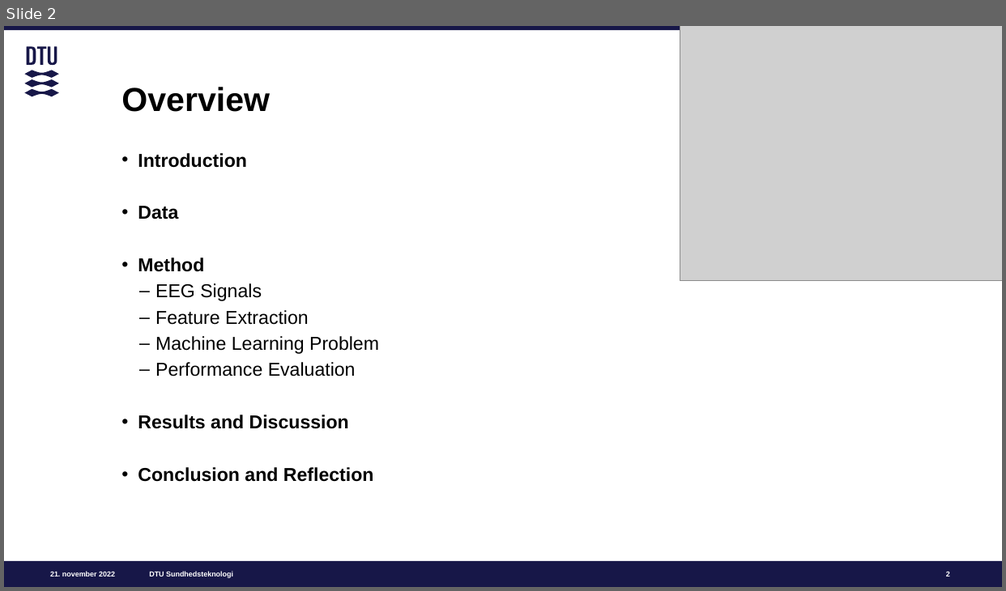
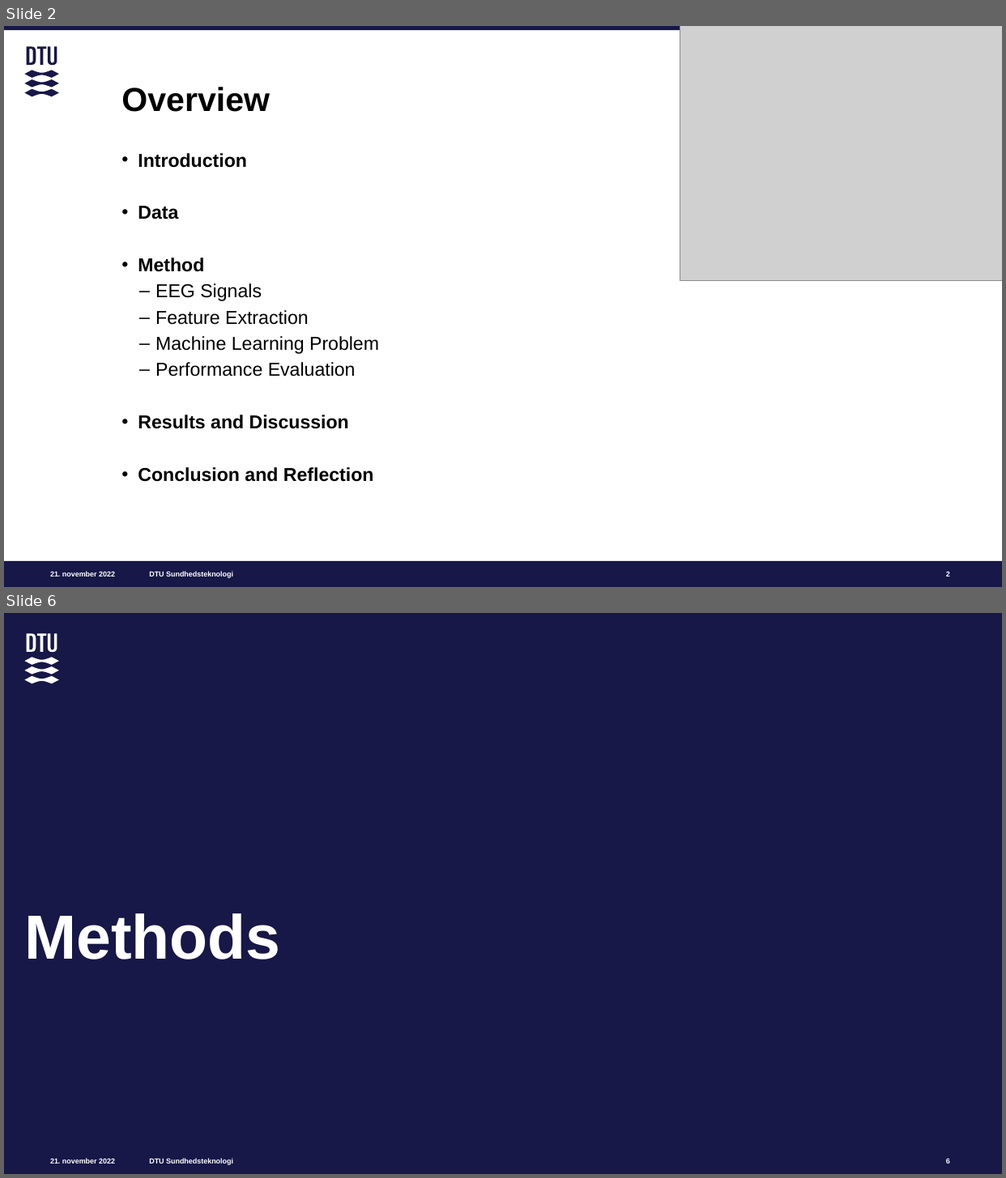
Before and after one commit to m-nguyen98/bsc_project, a slide deck: papers/BSc_Presentation.pptx. Shown one above the other, each under a label of ours: slide 2 before the commit, slides 2 and 6 after it; the slides between them are not shown. The pictures are 1006x591 and 1006x1178 pixels, drawn with LibreOffice and Linux fonts; fonts in the diff are those of the drawing; grey boxes stand for pictures. Boxes give left, top, right and bottom in pixels: in the first picture for what was removed or moved away, otherwise in the second. Text is boxed around its words. In the diff, an @@ line names an element or a change of style, - is before the commit and + after.

```diff
--- a/papers/BSc_Presentation.pptx
+++ b/papers/BSc_Presentation.pptx
@@ slide 6 added at <box>4,613,1002,1174</box>, background #171748; not listed: 4 template elements that a slide beside it also shows @@
@@ freeform shape added at <box>25,634,59,684</box>, fill #FFFFFF @@
@@ title added at <box>24,914,280,960</box>, 60 pt, text #FFFFFF, bold @@
+Methods
@@ page number added at <box>946,1158,950,1165</box>, 7 pt, text #FFFFFF, bold @@
+6
```
Also in this commit, not shown: 4 slides changed, 10 other slides added, 4 slides removed.
